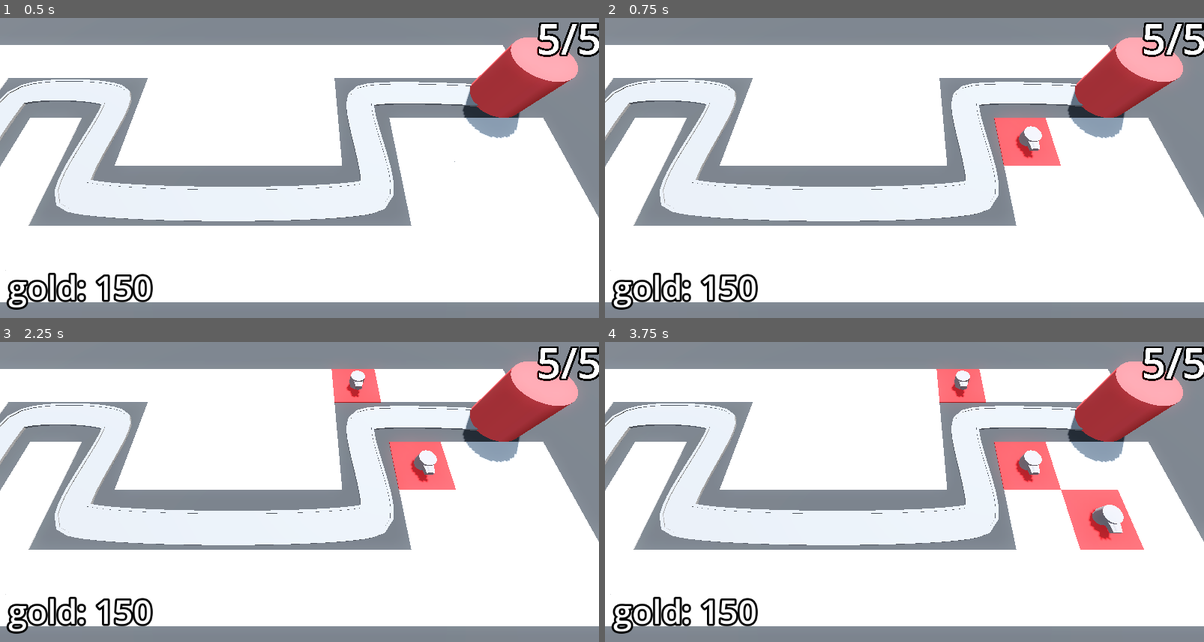
Above: before the commit, frames 1-4 (two rows, left to right).
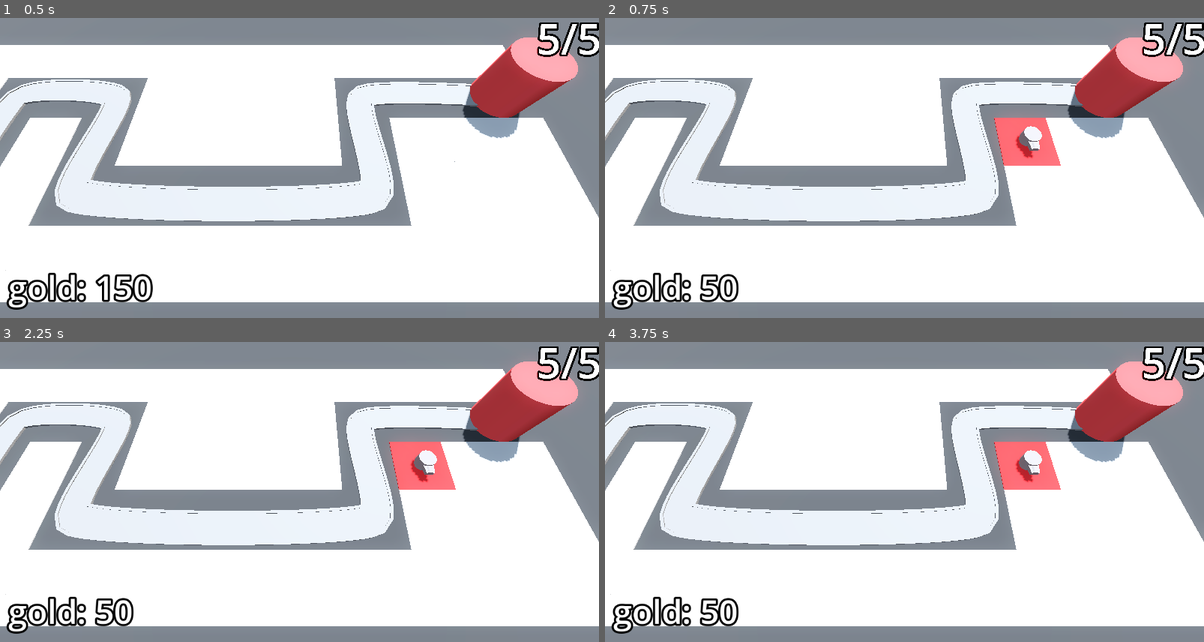
Above: after the commit, the same moments.

Repository: cosmo-the-deer/Barbarian-Blaster
Game: Godot game, scene res://BaseLevel.tscn
Same seed, same stepped clock (60 frames per second), same inputs: the game is played once before the commit and once after it.
Inputs (mouse positions are in pixels of both pictures, inside the frame that each line leads up to):
- Up to frame 1 (0.5 s): no input
- Up to frame 2 (0.75 s): tap Enter at 0.5 s; move the mouse to (1036, 132) at 0.52 s; press the mouse at (1036, 132) at 0.53 s
- Up to frame 3 (2.25 s): tap Space at 1.25 s; move the mouse to (179, 489) at 1.27 s; release the mouse at (179, 489) at 1.28 s; click (179, 489) at 1.35 s; tap Enter at 2 s; move the mouse to (359, 399) at 2.02 s; press the mouse at (359, 399) at 2.03 s
- Up to frame 4 (3.75 s): tap Space at 2.75 s; move the mouse to (874, 540) at 2.77 s; release the mouse at (874, 540) at 2.78 s; click (874, 540) at 2.85 s; tap Enter at 3.5 s; move the mouse to (1084, 525) at 3.52 s; press the mouse at (1084, 525) at 3.53 s

Frame 1 is identical in both runs. In frame 2, 0.5% of the frame differs, in the area x 15-26%, y 85-95%; in frame 3, 1.3%; in frame 4, 3.1%, in the area x 15-90%, y 9-95%.

Commit message:
earning and spending gold

Diff:
--- a/BaseLevel.tscn
+++ b/BaseLevel.tscn
@@ -124,7 +124,7 @@
 wait_time = 2.0
 autostart = true
 
-[node name="Bank" type="MarginContainer" parent="."]
+[node name="Bank" type="MarginContainer" parent="." groups=["bank"]]
 anchors_preset = 15
 anchor_right = 1.0
 anchor_bottom = 1.0
--- a/Enemy/enemy.gd
+++ b/Enemy/enemy.gd
@@ -2,6 +2,7 @@
 
 @export var speed: float = 2.5
 @export var max_health := 50
+@export var gold_value := 15
 
 var current_health: int:
 	set(health_in):
@@ -9,10 +10,12 @@
 			animation_player.play("TakeDamage")
 		current_health = health_in
 		if current_health < 1:
+			bank.gold += gold_value
 			queue_free()
 
 @onready var base = get_tree().get_first_node_in_group("base")
 @onready var animation_player: AnimationPlayer = $AnimationPlayer
+@onready var bank = get_tree().get_first_node_in_group("bank")
 
 
 func _ready() -> void:
--- a/Enemy/enemy.tscn
+++ b/Enemy/enemy.tscn
@@ -14,6 +14,21 @@
 radius = 1.0
 height = 3.0
 
+[sub_resource type="Animation" id="Animation_px1sc"]
+length = 0.001
+tracks/0/type = "value"
+tracks/0/imported = false
+tracks/0/enabled = true
+tracks/0/path = NodePath("DamageHighlight:visible")
+tracks/0/interp = 1
+tracks/0/loop_wrap = true
+tracks/0/keys = {
+"times": PackedFloat32Array(0),
+"transitions": PackedFloat32Array(1),
+"update": 1,
+"values": [false]
+}
+
 [sub_resource type="Animation" id="Animation_2pb1h"]
 resource_name = "TakeDamage"
 length = 0.1
@@ -28,21 +43,6 @@
 "transitions": PackedFloat32Array(1, 1),
 "update": 1,
 "values": [true, false]
-}
-
-[sub_resource type="Animation" id="Animation_px1sc"]
-length = 0.001
-tracks/0/type = "value"
-tracks/0/imported = false
-tracks/0/enabled = true
-tracks/0/path = NodePath("DamageHighlight:visible")
-tracks/0/interp = 1
-tracks/0/loop_wrap = true
-tracks/0/keys = {
-"times": PackedFloat32Array(0),
-"transitions": PackedFloat32Array(1),
-"update": 1,
-"values": [false]
 }
 
 [sub_resource type="AnimationLibrary" id="AnimationLibrary_px1sc"]
--- a/RayPickerCamera/ray_picker_camera.gd
+++ b/RayPickerCamera/ray_picker_camera.gd
@@ -3,8 +3,10 @@
 
 @export var gridmap: GridMap
 @export var turret_manager: Node3D
+@export var turret_cost := 100
 
 @onready var ray_cast_3d: RayCast3D = $RayCast3D
+@onready var bank = get_tree().get_first_node_in_group("bank")
 
 # Called every frame. 'delta' is the elapsed time since the previous frame.
 func _process(delta: float) -> void:
@@ -13,15 +15,19 @@
 	ray_cast_3d.force_raycast_update()
 
 	if ray_cast_3d.is_colliding():
-		Input.set_default_cursor_shape(Input.CURSOR_POINTING_HAND)
-		var collider = ray_cast_3d.get_collider()
-		if collider is GridMap:
-			if Input.is_action_pressed("click"):
-				var collision_point = ray_cast_3d.get_collision_point()
-				var cell = gridmap.local_to_map(collision_point)
-				if gridmap.get_cell_item(cell) == 0:
-					gridmap.set_cell_item(cell, 1)
-					var tile_position = gridmap.map_to_local(cell)
-					turret_manager.build_turret(tile_position)
+		if bank.gold >= turret_cost:
+			Input.set_default_cursor_shape(Input.CURSOR_POINTING_HAND)
+			var collider = ray_cast_3d.get_collider()
+			if collider is GridMap:
+				if Input.is_action_pressed("click"):
+					var collision_point = ray_cast_3d.get_collision_point()
+					var cell = gridmap.local_to_map(collision_point)
+					if gridmap.get_cell_item(cell) == 0:
+						gridmap.set_cell_item(cell, 1)
+						var tile_position = gridmap.map_to_local(cell)
+						turret_manager.build_turret(tile_position)
+						bank.gold -= turret_cost
+		else:
+			Input.set_default_cursor_shape(Input.CURSOR_ARROW)
 	else:
 		Input.set_default_cursor_shape(Input.CURSOR_ARROW)
--- a/Turret/turret.tscn
+++ b/Turret/turret.tscn
@@ -19,6 +19,21 @@
 [sub_resource type="BoxMesh" id="BoxMesh_ttsi1"]
 size = Vector3(0.3, 0.3, 1)
 
+[sub_resource type="Animation" id="Animation_ttsi1"]
+length = 0.001
+tracks/0/type = "value"
+tracks/0/imported = false
+tracks/0/enabled = true
+tracks/0/path = NodePath("TurretBase/TurretTop:position")
+tracks/0/interp = 1
+tracks/0/loop_wrap = true
+tracks/0/keys = {
+"times": PackedFloat32Array(0),
+"transitions": PackedFloat32Array(1),
+"update": 0,
+"values": [Vector3(0, 0.2, 0)]
+}
+
 [sub_resource type="Animation" id="Animation_djkev"]
 resource_name = "fire"
 length = 0.3
@@ -33,21 +48,6 @@
 "transitions": PackedFloat32Array(1, 1),
 "update": 0,
 "values": [Vector3(0, 0.2, -0.6), Vector3(0, 0.2, 0)]
-}
-
-[sub_resource type="Animation" id="Animation_ttsi1"]
-length = 0.001
-tracks/0/type = "value"
-tracks/0/imported = false
-tracks/0/enabled = true
-tracks/0/path = NodePath("TurretBase/TurretTop:position")
-tracks/0/interp = 1
-tracks/0/loop_wrap = true
-tracks/0/keys = {
-"times": PackedFloat32Array(0),
-"transitions": PackedFloat32Array(1),
-"update": 0,
-"values": [Vector3(0, 0.2, 0)]
 }
 
 [sub_resource type="AnimationLibrary" id="AnimationLibrary_r754r"]
--- a/project.godot
+++ b/project.godot
@@ -19,6 +19,7 @@
 
 base=""
 enemy_area=""
+bank=""
 
 [input]
 
